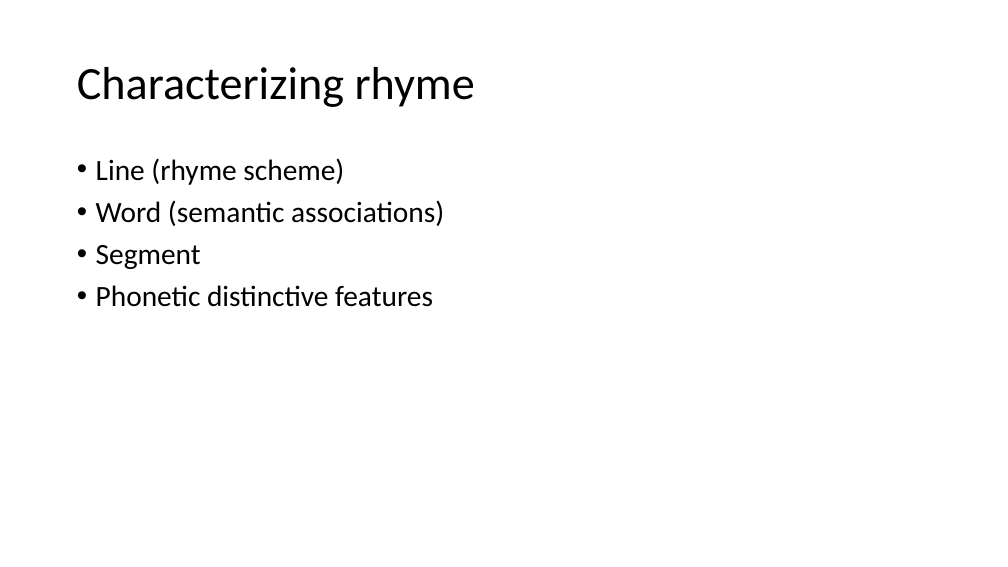
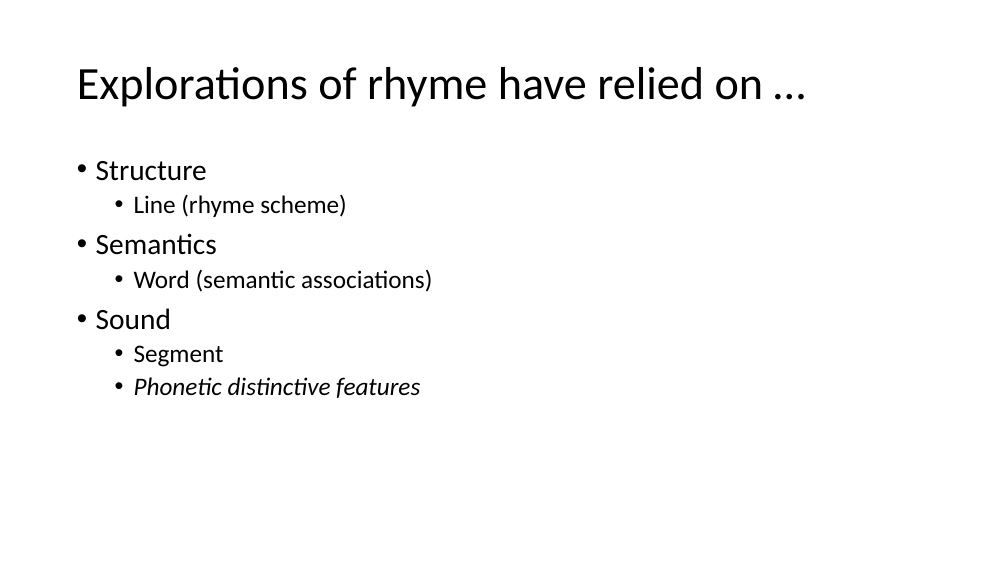
Before and after one commit to Data-Science-for-Linguists-2019/russian_rhyme, a slide deck: slide 9 of 2019-04-11_presentation.pptx (slide 8 before the commit). Drawn at 1008x567 pixels with LibreOffice and Linux fonts; fonts in the diff are those of the drawing. Boxes give left, top, right and bottom in pixels: in the first picture for what was removed or moved away, otherwise in the second. Text is boxed around its words. In the diff, an @@ line names an element or a change of style, - is before the commit and + after.

```diff
--- a/2019-04-11_presentation.pptx
+++ b/2019-04-11_presentation.pptx
@@ title at bbox=[77, 67, 764, 107]: text changed @@
-Characterizing rhyme
+Explorations of rhyme have relied on …
@@ text at bbox=[96, 161, 207, 181]: paragraph added @@
+• Structure
@@ text at bbox=[134, 194, 432, 398]: size 28 to 24 pt in "Line (rhyme scheme)", "Word (semantic associations)", "Segment", "Phonetic distinctive features"; italic on in "Phonetic distinctive features"; list level 1 to 2 in "Line (rhyme scheme)"; list level 1 to 2 in "Word (semantic associations)"; list level 1 to 2 in "Segment"; list level 1 to 2 in "Phonetic distinctive features" @@
@@ text at bbox=[96, 233, 217, 255]: paragraph added @@
+• Semantics
@@ text at bbox=[96, 308, 171, 330]: paragraph added @@
+• Sound
```
Also in this commit, not shown: 10 other slides changed, 8 slides added, 3 slides removed.
